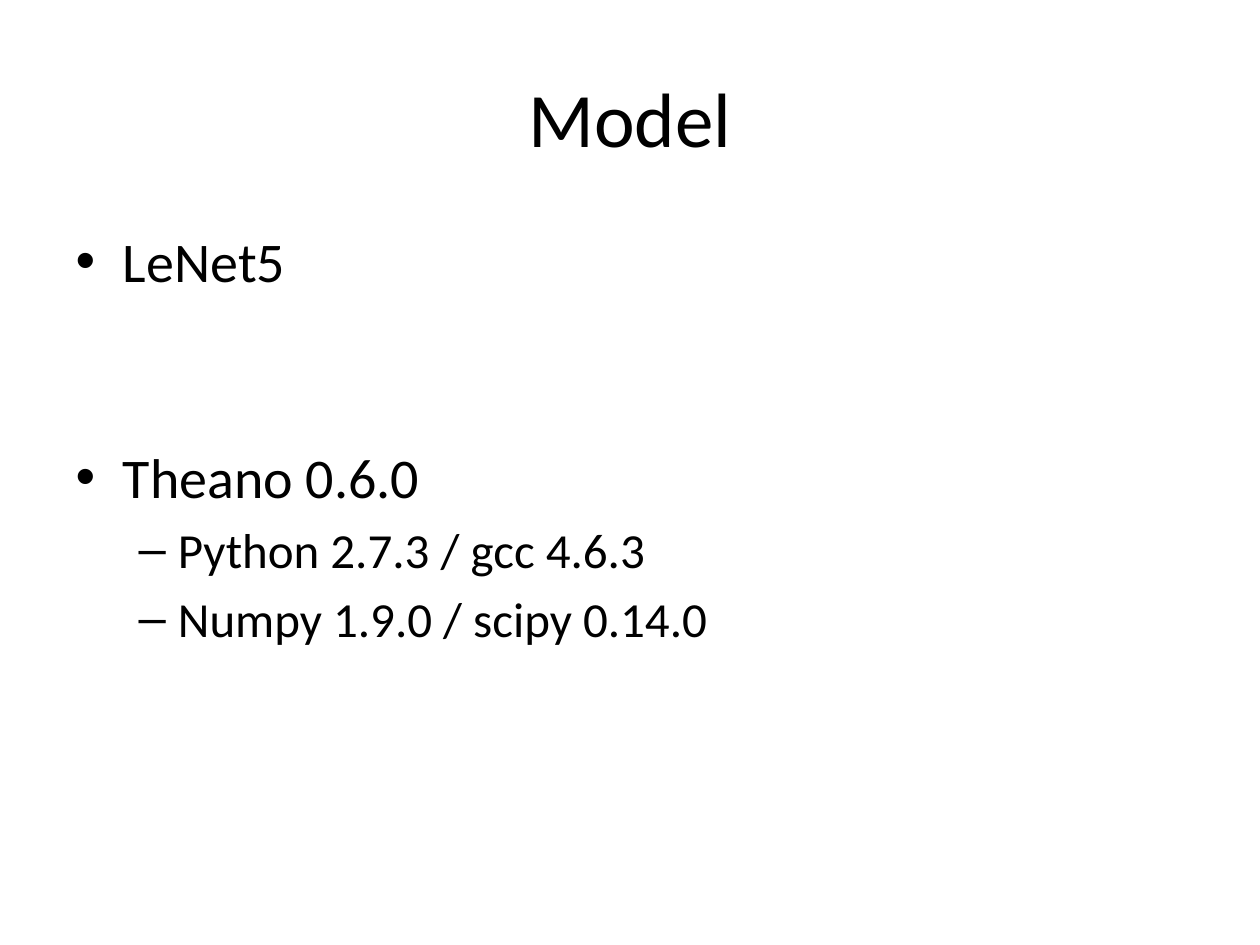
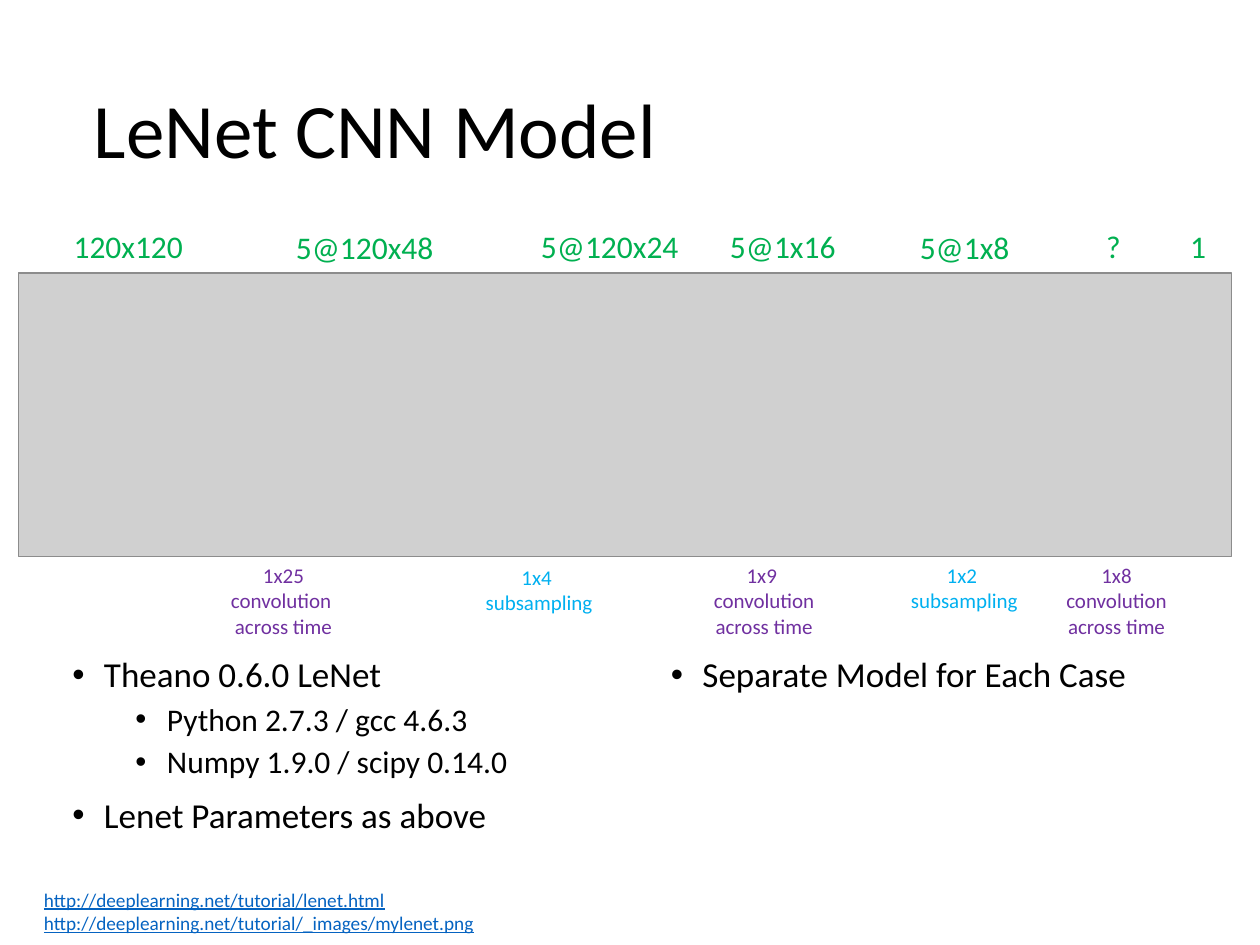
Before and after one commit to rbroberg/uccs.edu, a slide deck: slide 9 of cs5870/project/LeNet5 EEG.pptx (slide 6 before the commit). Drawn at 1260x945 pixels with LibreOffice and Linux fonts; fonts in the diff are those of the drawing; grey boxes stand for pictures. Boxes give left, top, right and bottom in pixels: in the first picture for what was removed or moved away, otherwise in the second. Text is boxed around its words. In the diff, an @@ line names an element or a change of style, - is before the commit and + after.

Commit message:
draft 2

```diff
--- a/cs5870/project/LeNet5 EEG.pptx
+++ b/cs5870/project/LeNet5 EEG.pptx
@@ title at [94, 104, 656, 159]: text changed @@
-Model
+LeNet CNN Model
@@ text added at [74, 237, 183, 259], 18 pt, text #00B050 @@
+120x120
@@ text added at [296, 237, 433, 263], 18 pt, text #00B050 @@
+5@120x48
@@ text added at [541, 237, 678, 262], 18 pt, text #00B050 @@
+5@120x24
@@ text added at [730, 236, 836, 262], 18 pt, text #00B050 @@
+5@1x16
@@ text added at [920, 237, 1010, 263], 18 pt, text #00B050 @@
+5@1x8
@@ text added at [1094, 220, 1134, 271], 18 pt, text #00B050 @@
+?
@@ text added at [1190, 237, 1206, 258], 18 pt, text #00B050 @@
+1
@@ picture added at [19, 273, 1232, 557] @@
@@ text added at [231, 569, 332, 634], 12 pt, text #7030A0 @@
+1x25
+convolution
+across time
@@ text added at [714, 569, 814, 634], 12 pt, text #7030A0 @@
+1x9
+convolution
+across time
@@ text added at [911, 569, 1018, 612], 12 pt, text #00B0F0 @@
+1x2
+subsampling
@@ text added at [1066, 568, 1166, 634], 12 pt, text #7030A0 @@
+1x8
+convolution
+across time
@@ text added at [486, 571, 593, 614], 12 pt, text #00B0F0 @@
+1x4
+subsampling
@@ text "Theano 0.6.0 LeNet": place and size @@
-text "Theano 0.6.0 LeNet" at [123, 246, 707, 645]
+text "Theano 0.6.0 LeNet" at [104, 662, 507, 829]
@@ text at [104, 662, 381, 688]: text changed; size 32 to 20 pt @@
-• LeNet5
-• Theano 0.6.0
+• Theano 0.6.0 LeNet
@@ text added at [702, 662, 1126, 693], 20 pt, text #000000 @@
+• Separate Model for Each Case
@@ text at [167, 709, 507, 778]: size 28 to 18 pt in "Python 2.7.3 / gcc 4.6.3", "Numpy 1.9.0 / scipy 0.14.0"; bullet – to •; line spacing 1 to 0.9 @@
@@ text at [104, 803, 486, 829]: paragraph added @@
+• Lenet Parameters as above
@@ text added at [44, 893, 473, 934], 11 pt, text #0563C1, underline @@
+http://deeplearning.net/tutorial/lenet.html
+http://deeplearning.net/tutorial/_images/mylenet.png
```
Also in this commit, not shown: 4 other slides changed, 7 slides added, 4 slides removed.
